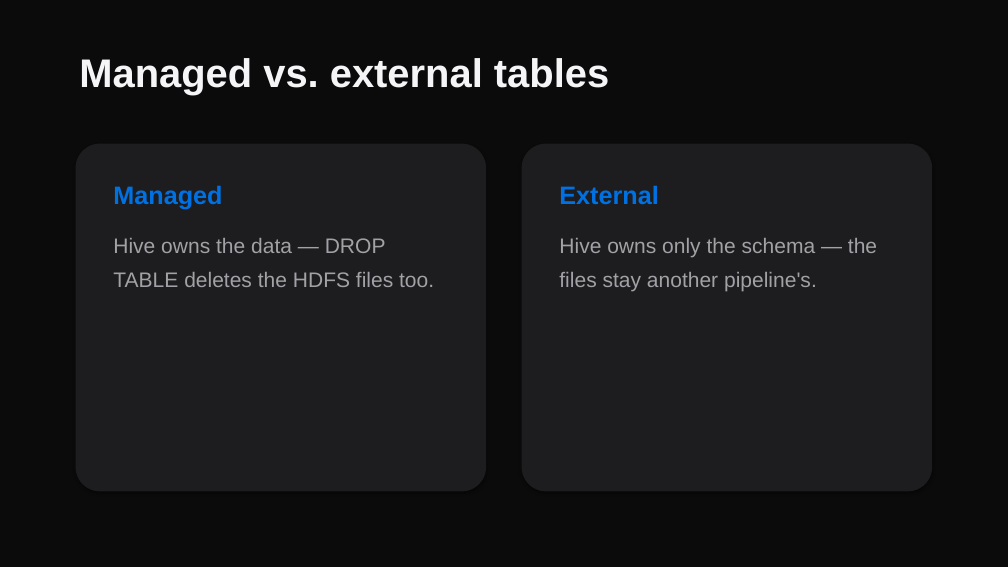
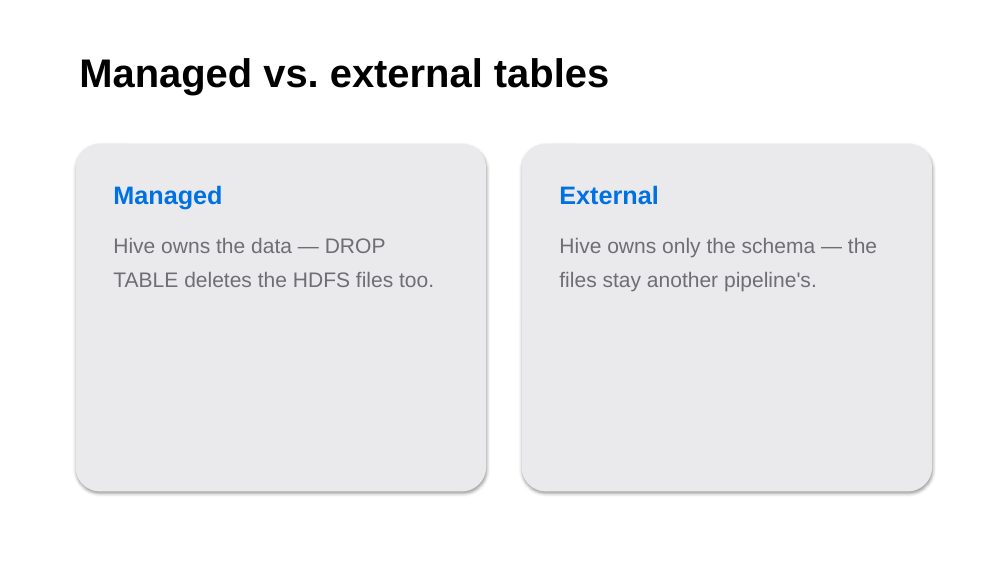
Before and after one commit to shaiky25/klu_big_data, a slide deck: slide 6 of session8/Hive_Pig_Hadoop_Ecosystem.pptx. Drawn at 1008x567 pixels with LibreOffice and Linux fonts; fonts in the diff are those of the drawing. Boxes give left, top, right and bottom in pixels: in the first picture for what was removed or moved away, otherwise in the second. Text is boxed around its words. In the diff, an @@ line names an element or a change of style, - is before the commit and + after.

```diff
--- a/session8/Hive_Pig_Hadoop_Ecosystem.pptx
+++ b/session8/Hive_Pig_Hadoop_Ecosystem.pptx
@@ background #0B0B0C to #FFFFFF @@
@@ text "Managed vs. external tables" at (x1=79, y1=58, x2=609, y2=95): text colour #F5F5F7 to #000000 @@
@@ rounded rectangle at (x1=76, y1=144, x2=486, y2=492): fill #1D1D1F to #EAEAED @@
@@ rounded rectangle at (x1=522, y1=144, x2=932, y2=492): fill #1D1D1F to #EAEAED @@
@@ text at (x1=113, y1=238, x2=434, y2=287): text colour #A1A1A6 to #6E6E73 in "Hive owns the data — DROP TABLE ..." @@
@@ text at (x1=559, y1=238, x2=877, y2=292): text colour #A1A1A6 to #6E6E73 in "Hive owns only the schema — the ..." @@
```
Also in this commit, not shown: 31 other slides changed, 6 other files.
